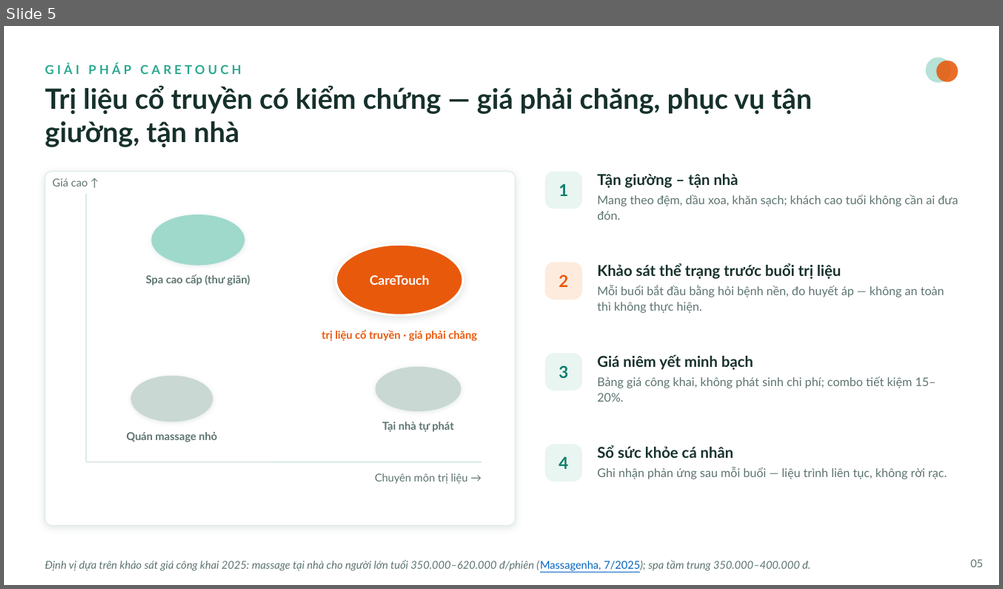
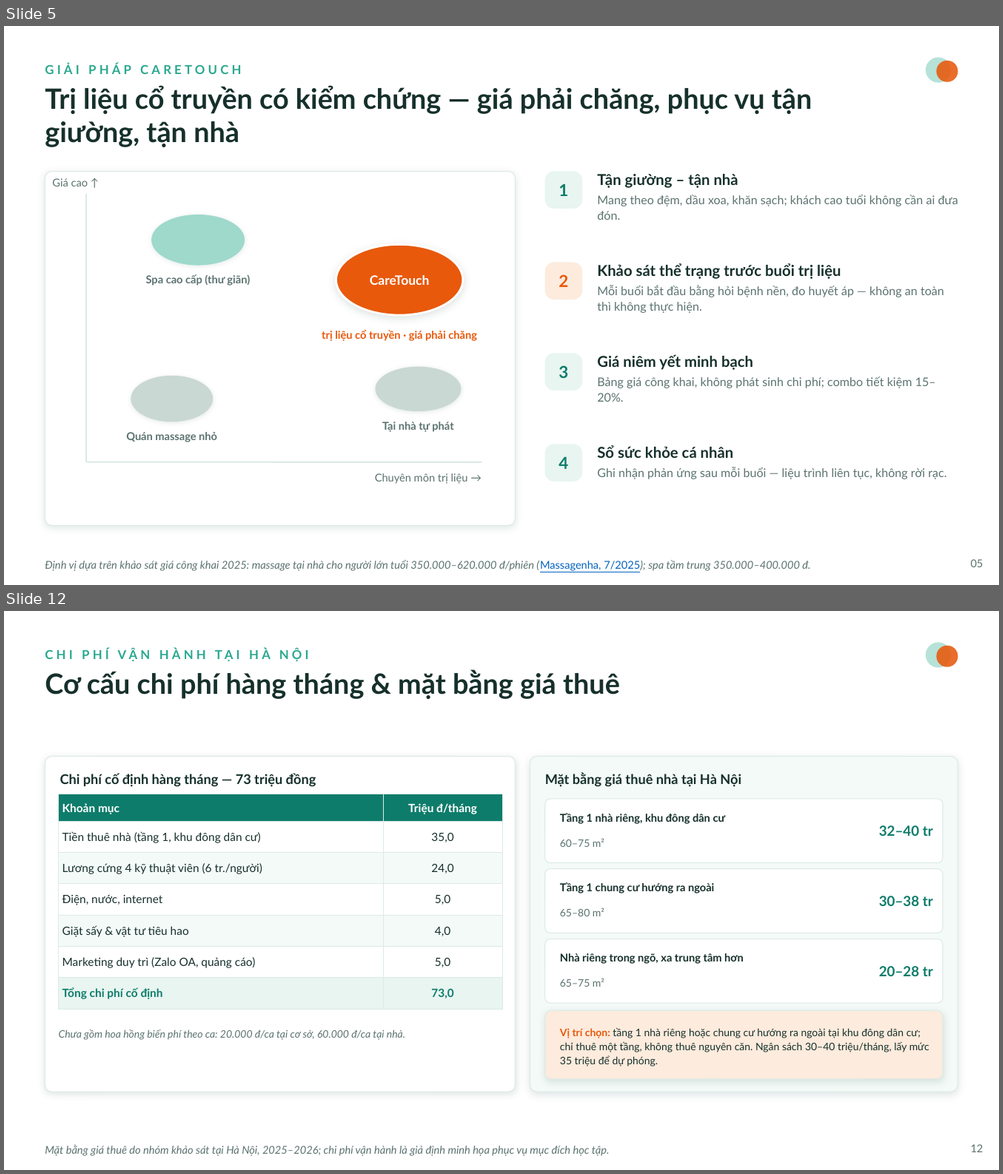
Before and after one commit to Hacogiye/CareTouch, a slide deck: CareTouch-deck.pptx. Shown one above the other, each under a label of ours: slide 5 before the commit, slides 5 and 12 after it; the slides between them are not shown. The pictures are 1003x589 and 1003x1174 pixels, drawn with LibreOffice and Linux fonts; fonts in the diff are those of the drawing. Boxes give left, top, right and bottom in pixels: in the first picture for what was removed or moved away, otherwise in the second. Text is boxed around its words. In the diff, an @@ line names an element or a change of style, - is before the commit and + after.

Commit message:
Xóa An Khang Đường; slide tự động hiện hết; cập nhật số liệu nhóm; thêm châm cứu
Nội dung:
- Xóa hoàn toàn "An Khang Đường" khỏi báo cáo, PPTX và web (bìa, mục lục, ch.1,
  Phụ lục B). Xóa 2 file gốc bao-cao-an-khang-duong.docx / slide-an-khang-duong.pptx.
- PPTX: mọi slide tự động hiện khi mở (không cần bấm chuột) như slide bìa/kết;
  add_anim.py sinh PLAN từ shape thật + chuẩn hóa id trùng (hết lỗi repair/mất hiệu ứng).
- Tài chính theo số liệu nhóm cập nhật: thuê 35tr/tháng, máy móc 12,8tr, đồng phục 10tr,
  dự phòng 25tr, quảng bá 15tr → CAPEX 306tr + vốn lưu động 130tr = tổng 436tr;
  chi phí cố định 73tr/tháng; hòa vốn T5, hoàn vốn 19-20 tháng.
- Châm cứu – cứu ngải (250.000đ) là dịch vụ bình thường: thêm vào bảng giá, PPTX,
  báo cáo và web (hero, bảng giá, form đặt lịch). Bỏ cách nói "bao gồm châm cứu".
- Biểu đồ tròn cơ cấu vốn 436tr (assets/chart_capital.png) đồng bộ DOCX/PPTX/HTML.
- Sửa ngôn từ lủng củng trên slide; landing: địa chỉ khách hàng đổi sang Hà Nội.

```diff
--- a/CareTouch-deck.pptx
+++ b/CareTouch-deck.pptx
@@ slide 12 added at bbox=[4, 611, 999, 1170], background #FFFFFF @@
@@ ellipse added at bbox=[925, 642, 950, 668], fill #9ED9CC at 75% opacity @@
@@ ellipse added at bbox=[936, 645, 958, 667], fill #E8590C at 88% opacity @@
@@ text added at bbox=[45, 669, 620, 699], 27 pt, text #16302B, bold @@
+Cơ cấu chi phí hàng tháng & mặt bằng giá thuê
@@ rounded rectangle added at bbox=[45, 757, 515, 1092], fill #FFFFFF, outline #DCEBE6 0.75 pt @@
@@ rounded rectangle added at bbox=[530, 757, 958, 1092], fill #F4FAF8, outline #DCEBE6 0.75 pt @@
@@ text added at bbox=[60, 773, 316, 787], 13 pt, text #16302B, bold @@
+Chi phí cố định hàng tháng — 73 triệu đồng
@@ text added at bbox=[545, 772, 741, 787], 13 pt, text #16302B, bold @@
+Mặt bằng giá thuê nhà tại Hà Nội
@@ table added at bbox=[59, 795, 503, 1009], 7 rows, 2 columns @@
+Khoản mục | Triệu đ/tháng
+Tiền thuê nhà (tầng 1, khu đông dân cư) | 35,0
+Lương cứng 4 kỹ thuật viên (6 tr./người) | 24,0
+Điện, nước, internet | 5,0
+Giặt sấy & vật tư tiêu hao | 4,0
+Marketing duy trì (Zalo OA, quảng cáo) | 5,0
+Tổng chi phí cố định | 73,0
@@ rounded rectangle added at bbox=[545, 799, 942, 863], fill #FFFFFF, outline #DCEBE6 0.75 pt @@
@@ text added at bbox=[560, 813, 726, 824], 10.5 pt, text #16302B, bold @@
+Tầng 1 nhà riêng, khu đông dân cư
@@ text added at bbox=[879, 826, 933, 836], 13.5 pt, text #0E7C6B, bold @@
+32–40 tr
@@ text added at bbox=[560, 838, 604, 847], 10 pt, text #5C7370 @@
+60–75 m²
@@ rounded rectangle added at bbox=[545, 869, 942, 934], fill #FFFFFF, outline #DCEBE6 0.75 pt @@
@@ text added at bbox=[560, 883, 714, 894], 10.5 pt, text #16302B, bold @@
+Tầng 1 chung cư hướng ra ngoài
@@ text added at bbox=[879, 896, 933, 906], 13.5 pt, text #0E7C6B, bold @@
+30–38 tr
@@ text added at bbox=[560, 908, 604, 917], 10 pt, text #5C7370 @@
+65–80 m²
@@ rounded rectangle added at bbox=[545, 940, 942, 1003], fill #FFFFFF, outline #DCEBE6 0.75 pt @@
@@ text added at bbox=[560, 954, 743, 964], 10.5 pt, text #16302B, bold @@
+Nhà riêng trong ngõ, xa trung tâm hơn
@@ text added at bbox=[560, 978, 604, 987], 10 pt, text #5C7370 @@
+65–75 m²
@@ text added at bbox=[879, 966, 933, 977], 13.5 pt, text #0E7C6B, bold @@
+20–28 tr
@@ text added at bbox=[59, 1030, 405, 1040], 10 pt, text #5C7370, italic @@
+Chưa gồm hoa hồng biến phí theo ca: 20.000 đ/ca tại cơ sở, 60.000 đ/ca tại nhà.
@@ rounded rectangle added at bbox=[545, 1011, 942, 1079], fill #FDEBDD, outline #DCEBE6 0.75 pt @@
@@ text added at bbox=[560, 1028, 929, 1067], 10 pt, text #16302B @@
+Vị trí chọn: tầng 1 nhà riêng hoặc chung cư hướng ra ngoài tại khu đông dân cư; chỉ thuê một tầng, không thuê nguyên căn. Ngân sách 30–40 triệu/tháng, lấy mức 35 triệu để dự phóng.
@@ text added at bbox=[45, 1145, 609, 1156], 10.5 pt, text #5C7370, italic @@
+Mặt bằng giá thuê do nhóm khảo sát tại Hà Nội, 2025–2026; chi phí vận hành là giả định minh họa phục vụ mục đích học tập.
@@ text added at bbox=[324, 1146, 397, 1156], 12 pt, text #2AA88F, bold @@
+CHI PHÍ VẬN HÀNH TẠI HÀ NỘI
@@ text added at bbox=[970, 1145, 983, 1153], 10.5 pt, text #5C7370 @@
+12
```
Also in this commit, not shown: 11 slides changed, 1 other slide added, 12 other files.
